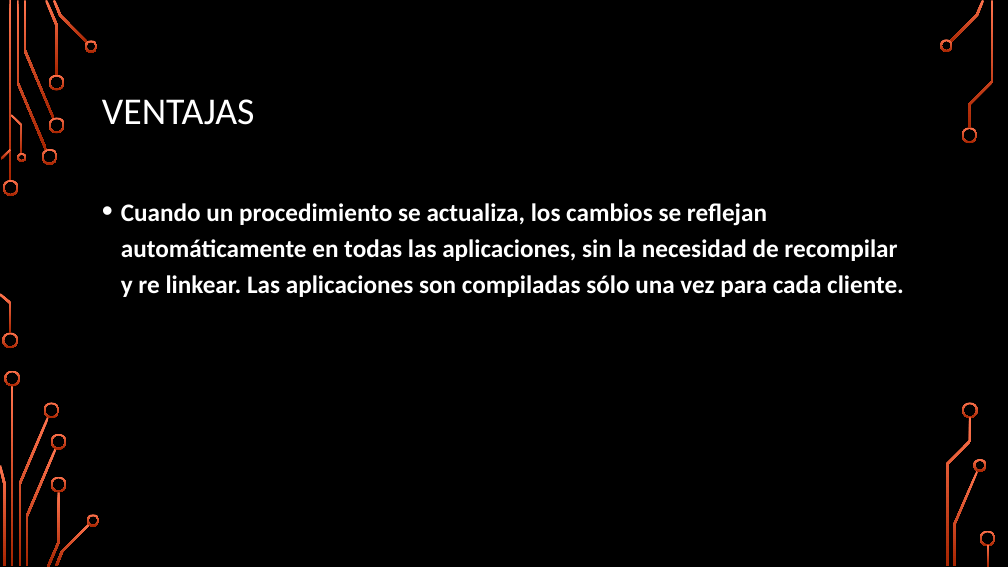
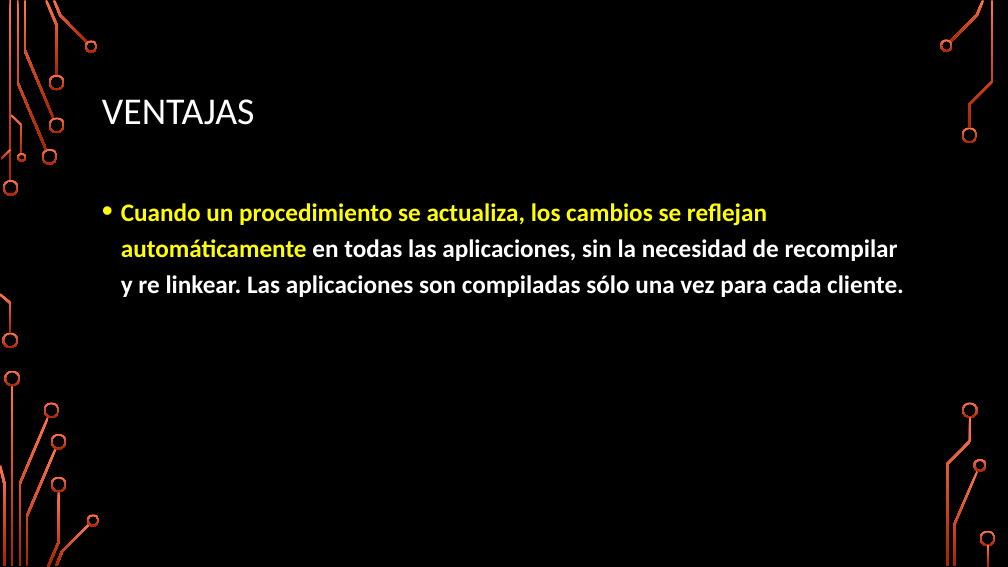
Before and after one commit to Biblioteca-Organizacion-ULP/Segundo-Cuatrimestre-biblioteca, a slide deck: slide 5 of primer-anio/segundo-cuatrimestre/base-de-datos/teoria/7 Procedimientos_almacenados_2.pptx. Drawn at 1008x567 pixels with LibreOffice and Linux fonts; fonts in the diff are those of the drawing; background and template pictures are left out. Boxes give left, top, right and bottom in pixels: in the first picture for what was removed or moved away, otherwise in the second. Text is boxed around its words. In the diff, an @@ line names an element or a change of style, - is before the commit and + after.

```diff
--- a/primer-anio/segundo-cuatrimestre/base-de-datos/teoria/7 Procedimientos_almacenados_2.pptx
+++ b/primer-anio/segundo-cuatrimestre/base-de-datos/teoria/7 Procedimientos_almacenados_2.pptx
@@ text "Cuando un procedimiento se actualiza, ..." at (x1=121, y1=203, x2=904, y2=297): text colour #FFFFFF to #FFFF00 in "Cuando un procedimiento se actualiza, los cambios ..." @@
```
Also in this commit, not shown: 20 other slides changed, 3 other files.
